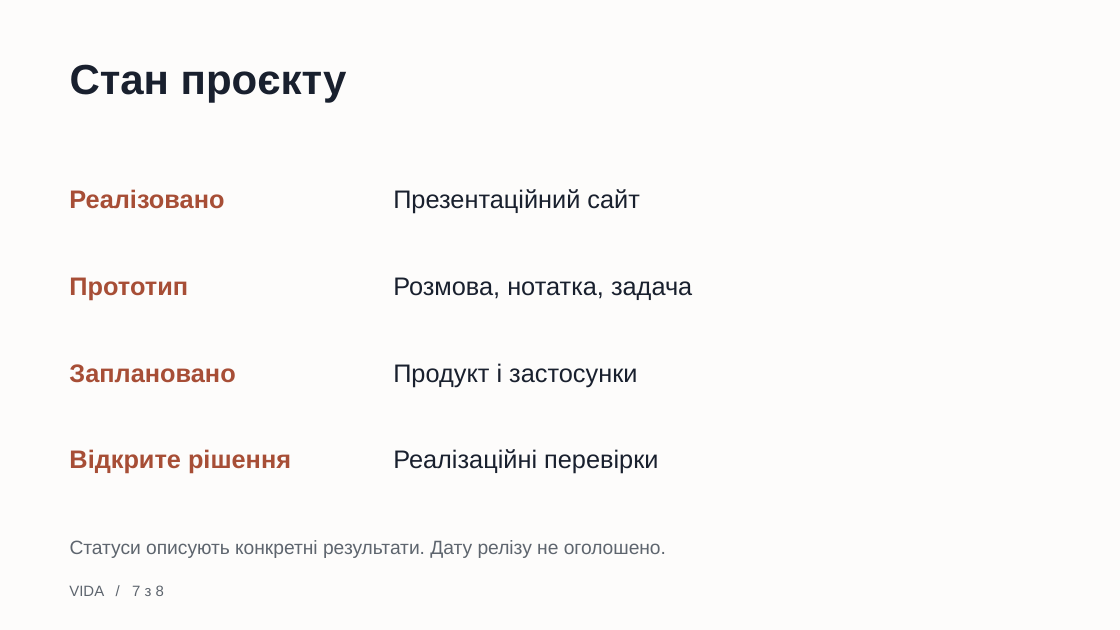
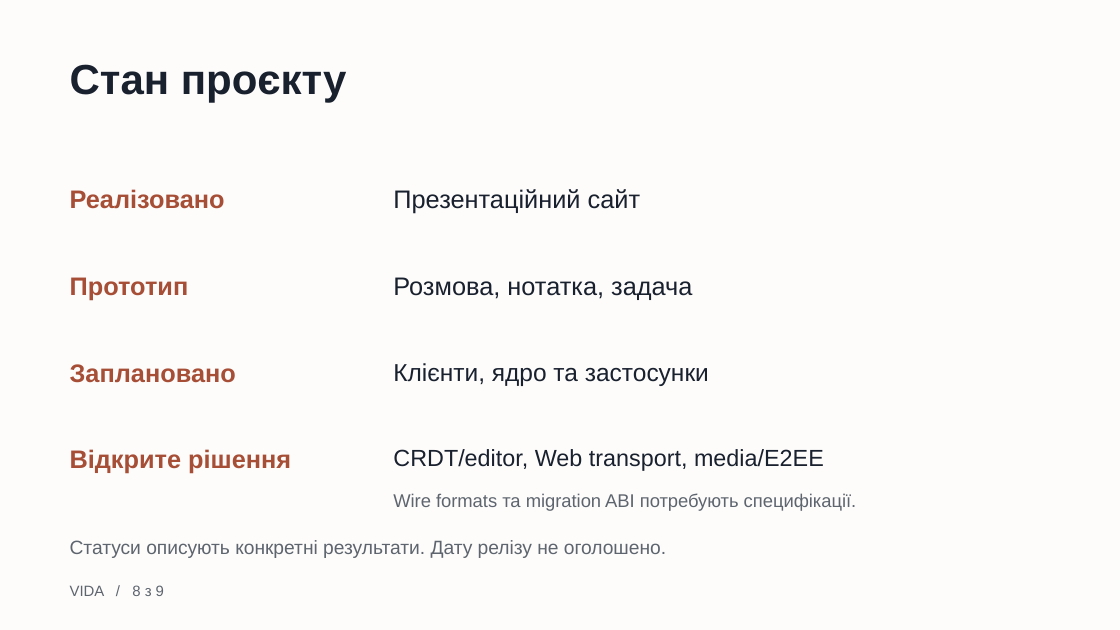
Before and after one commit to pomazanbohdan/vida, a slide deck: slide 8 of presentation-output/VIDA-developers-5min.pptx (slide 7 before the commit). Drawn at 1120x630 pixels with LibreOffice and Linux fonts; fonts in the diff are those of the drawing. Boxes give left, top, right and bottom in pixels: in the first picture for what was removed or moved away, otherwise in the second. Text is boxed around its words. In the diff, an @@ line names an element or a change of style, - is before the commit and + after.

Commit message:
docs: update VIDA presentation with mockups and QR links

```diff
--- a/presentation-output/VIDA-developers-5min.pptx
+++ b/presentation-output/VIDA-developers-5min.pptx
@@ text at [393,363,709,386]: text changed; size 21.8 to 21 pt @@
-Продукт і застосунки
+Клієнти, ядро та застосунки
@@ text at [393,449,824,471]: text changed; size 21.8 to 20 pt @@
-Реалізаційні перевірки
+CRDT/editor, Web transport, media/E2EE
@@ text added at [393,493,857,511], 15.8 pt, text #5E656E @@
+Wire formats та migration ABI потребують специфікації.
@@ text at [70,585,164,596]: text changed @@
-VIDA / 7 з 8
+VIDA / 8 з 9
```
Also in this commit, not shown: 7 other slides changed, 1 slide added.
